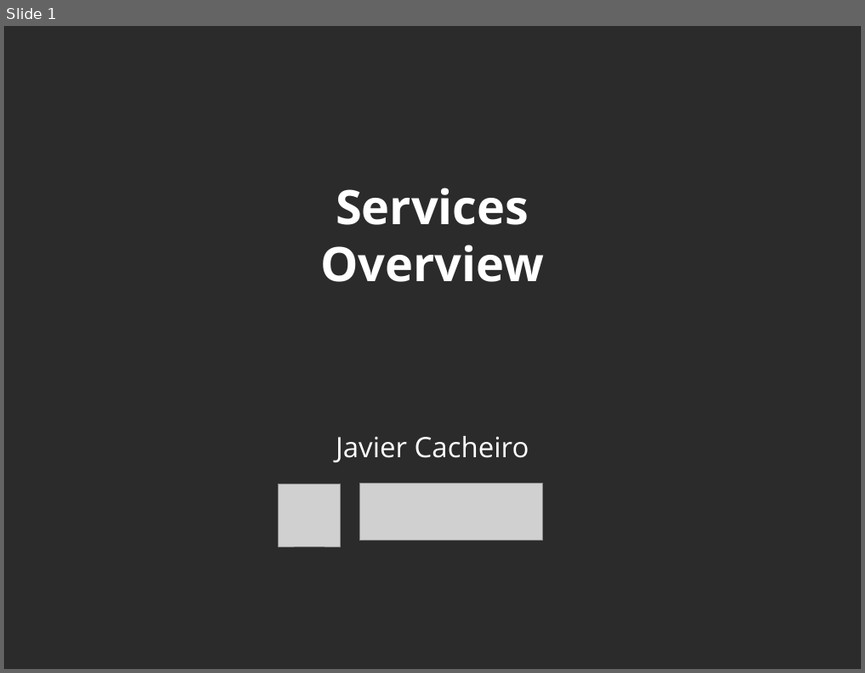
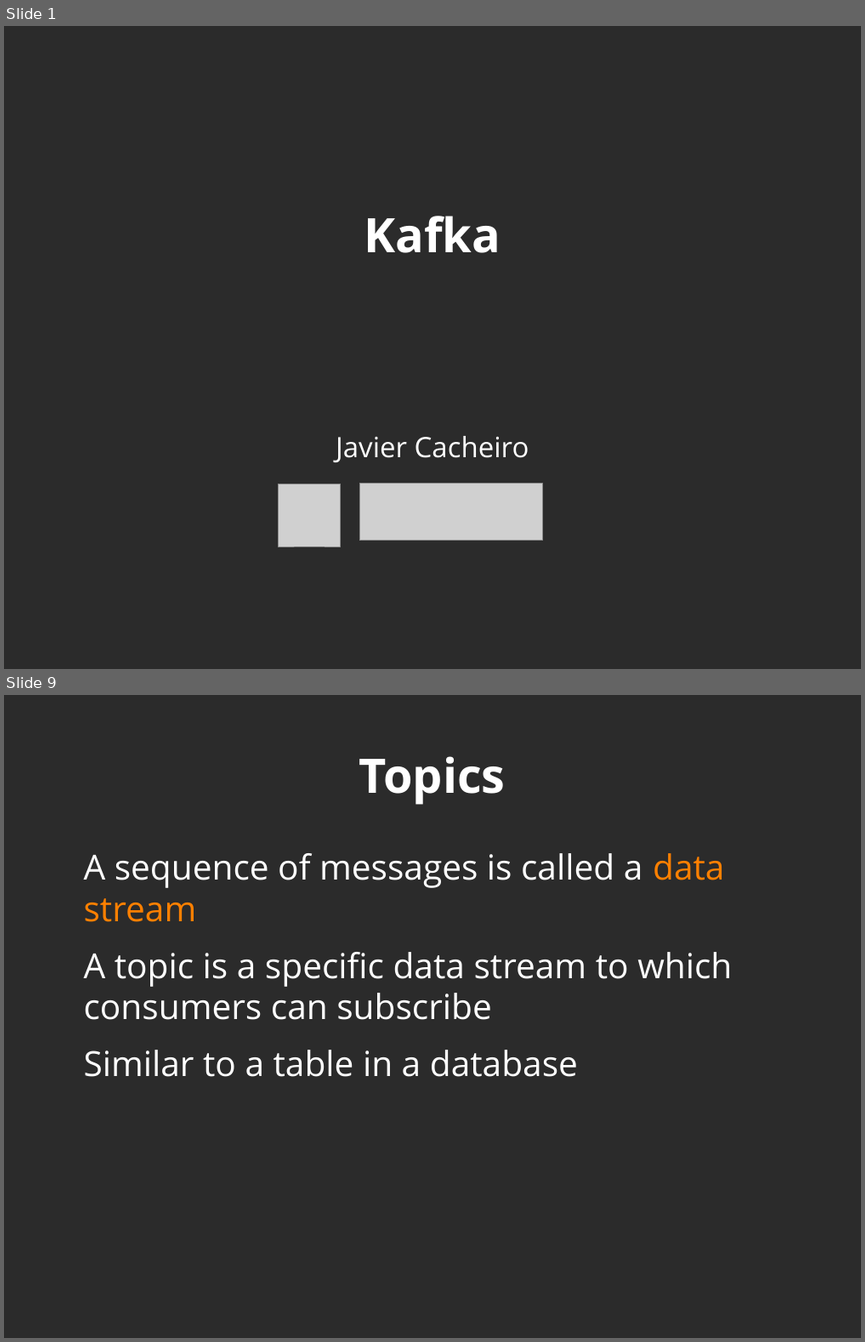
Before and after one commit to javicacheiro/pyspark_course, a slide deck: supplementary/kafka/unit_1_basic_concepts.odp. Shown one above the other, each under a label of ours: slide 1 before the commit, slides 1 and 9 after it; the slides between them are not shown. The pictures are 865x673 and 865x1342 pixels, drawn with LibreOffice and Linux fonts; fonts in the diff are those of the drawing; grey boxes stand for pictures; background and template pictures are left out; a plain dark background stands for a picture behind light text. Boxes give left, top, right and bottom in pixels: in the first picture for what was removed or moved away, otherwise in the second. Text is boxed around its words. In the diff, an @@ line names an element or a change of style, - is before the commit and + after.

Commit message:
kafka concepts

```diff
--- a/supplementary/kafka/unit_1_basic_concepts.odp
+++ b/supplementary/kafka/unit_1_basic_concepts.odp
@@ slide 9 added at (x1=4, y1=695, x2=861, y2=1338), background picture (left out) @@
@@ title added at (x1=359, y1=756, x2=506, y2=805), 44 pt, text #FFFFFF, bold @@
+Topics
@@ text added at (x1=84, y1=853, x2=732, y2=1077), 32 pt, text #FFFFFF @@
+A sequence of messages is called a data stream
+A topic is a specific data stream to which consumers can subscribe
+Similar to a table in a database
@@ slide 1 changed as well @@
@@ title at (x1=364, y1=216, x2=500, y2=253): text changed @@
-Services
-Overview
+Kafka
```
Also in this commit, not shown: 50 other slides added, 25 slides removed, 1 other file.
